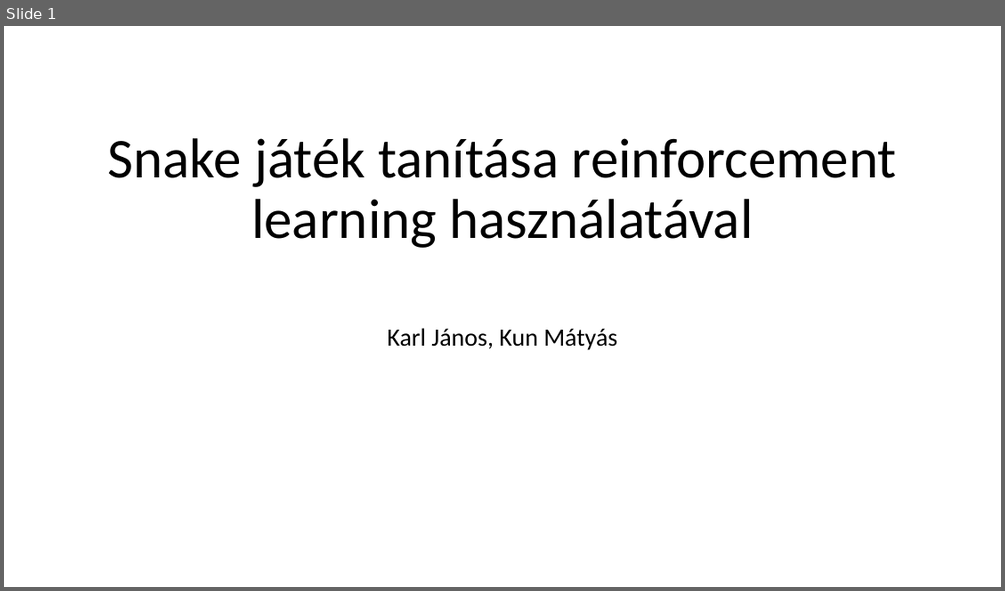
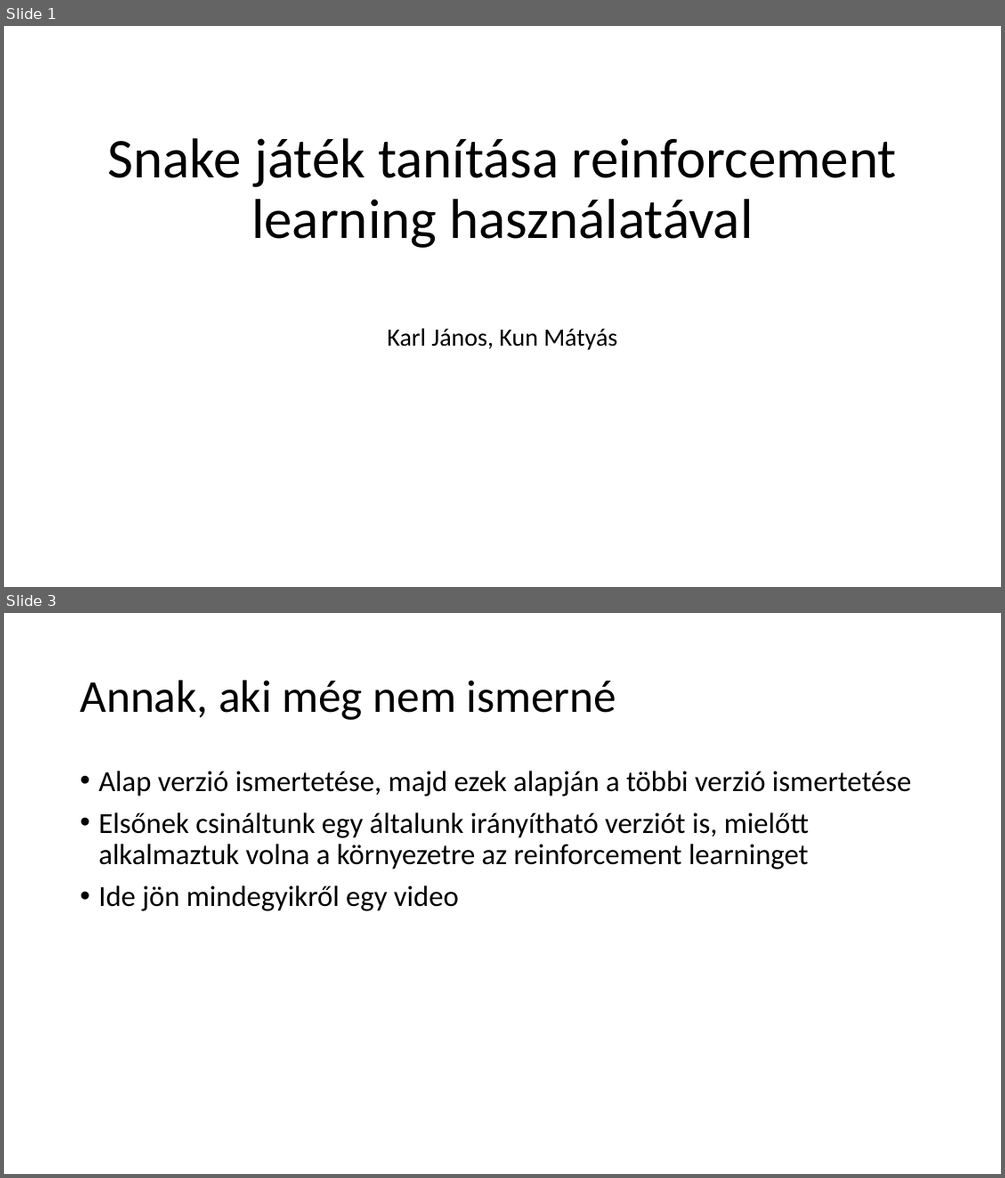
Before and after one commit to kunmts/Snake_AI_gyak, a slide deck: Projektmunka_KarlJanos_KunMatyas.pptx. Shown one above the other, each under a label of ours: slide 1 before the commit, slides 1 and 3 after it; the slides between them are not shown. The pictures are 1005x591 and 1005x1178 pixels, drawn with LibreOffice and Linux fonts; fonts in the diff are those of the drawing. Boxes give left, top, right and bottom in pixels: in the first picture for what was removed or moved away, otherwise in the second. Text is boxed around its words. In the diff, an @@ line names an element or a change of style, - is before the commit and + after.

```diff
--- a/Projektmunka_KarlJanos_KunMatyas.pptx
+++ b/Projektmunka_KarlJanos_KunMatyas.pptx
@@ slide 3 added at bbox=[4, 613, 1001, 1174], background #FFFFFF @@
@@ title added at bbox=[80, 680, 617, 720], 44 pt, text #000000 @@
+Annak, aki még nem ismerné
@@ text added at bbox=[98, 771, 911, 911], 28 pt, text #000000 @@
+• Alap verzió ismertetése, majd ezek alapján a többi verzió ismertetése
+• Elsőnek csináltunk egy általunk irányítható verziót is, mielőtt alkalmaztuk volna a környezetre az reinforcement learninget
+• Ide jön mindegyikről egy video
```
Also in this commit, not shown: 3 other slides added.
